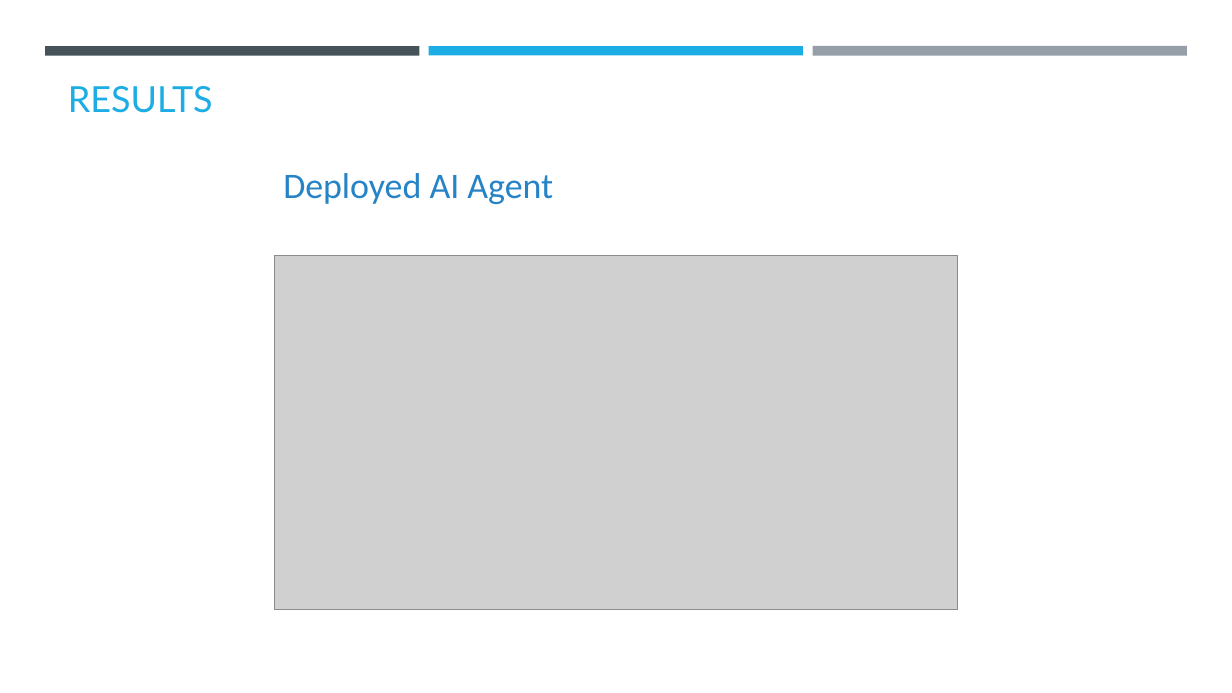
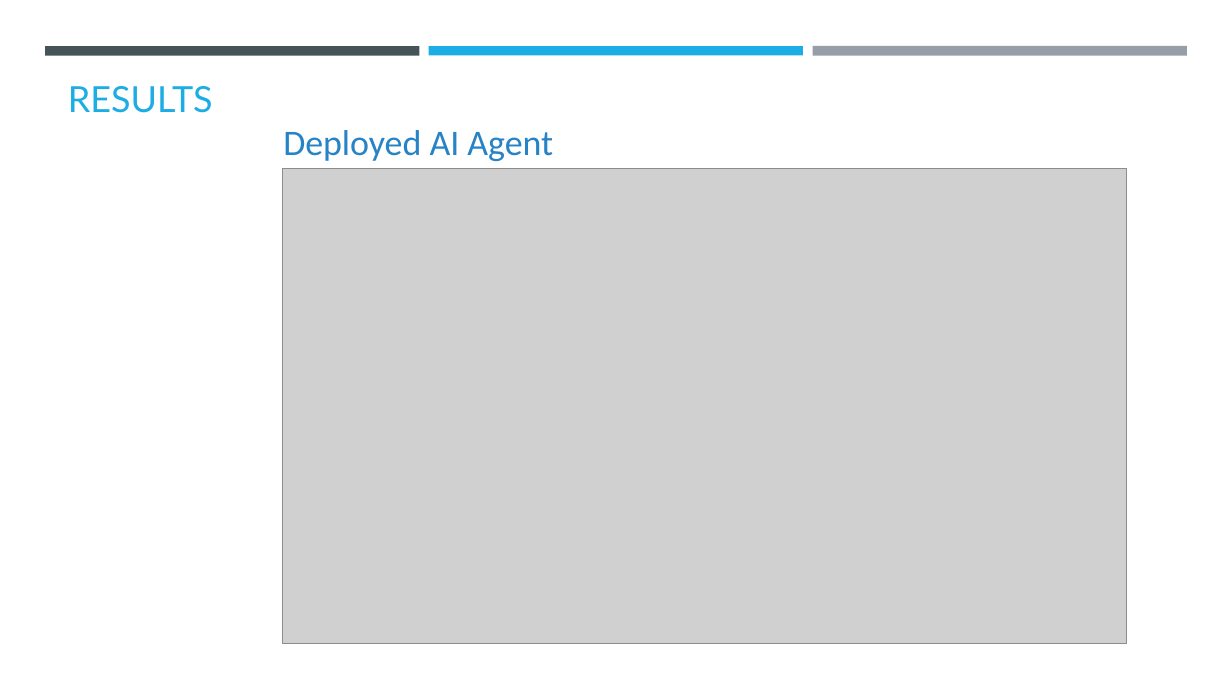
Before and after one commit to DikoleArti/Agentic-AI-Health-Symptom-Checker, a slide deck: slide 11 of Agentic AI Health Symptom Checker.pptx. Drawn at 1232x693 pixels with LibreOffice and Linux fonts; fonts in the diff are those of the drawing; grey boxes stand for pictures; background and template pictures are left out. Boxes give left, top, right and bottom in pixels: in the first picture for what was removed or moved away, otherwise in the second. Text is boxed around its words. In the diff, an @@ line names an element or a change of style, - is before the commit and + after.

```diff
--- a/Agentic AI Health Symptom Checker.pptx
+++ b/Agentic AI Health Symptom Checker.pptx
@@ text "Deployed AI Agent": place and size @@
-text "Deployed AI Agent" at (283, 173, 553, 204)
+text "Deployed AI Agent" at (283, 130, 553, 161)
@@ picture: place and size @@
-picture at (274, 256, 958, 610)
+picture at (282, 168, 1127, 643)
```
Also in this commit, not shown: 7 other slides changed, 1 slide added.
